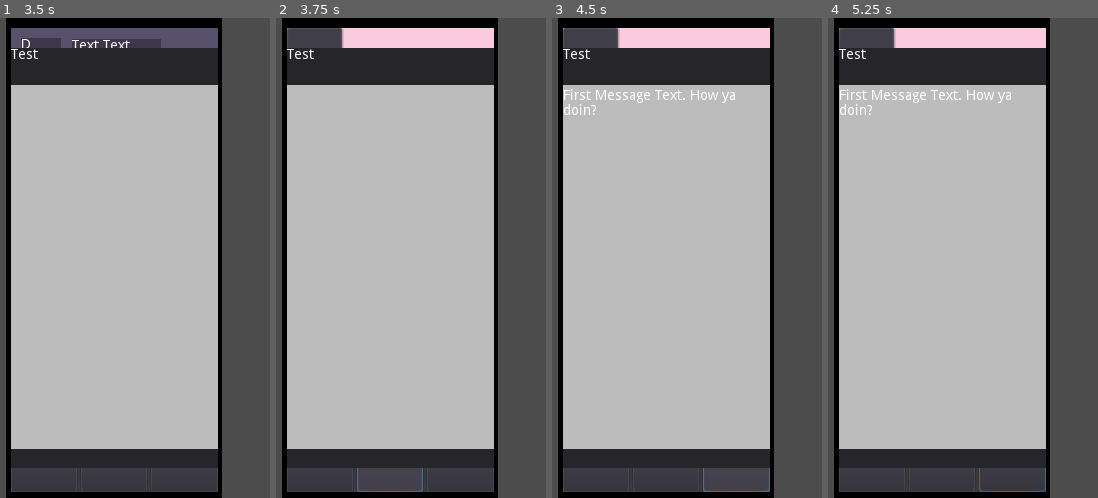
Above: before the commit, frames 1-4 (left to right).
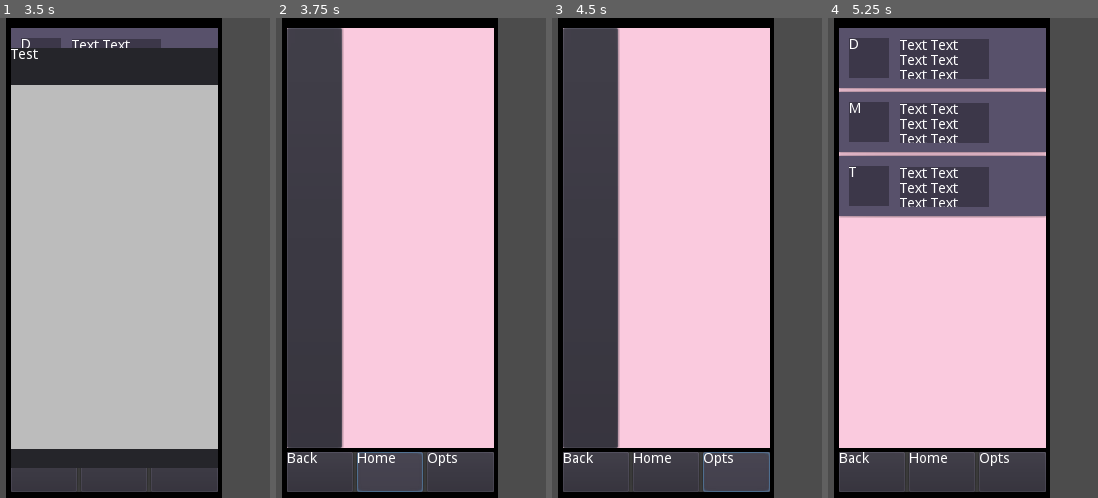
Above: after the commit, the same moments.

Repository: ThomasApplewhite/LexGame
Game: Godot game, scene res://Scripts_Scenes/PhoneScenes/PhoneControl/PhoneControl.tscn
Same seed, same stepped clock (60 frames per second), same inputs: the game is played once before the commit and once after it. The engine's default icon, where the game draws it, is replaced by a stand-in: a white triangle on a blue panel in a dark square.
Inputs (mouse positions are in pixels of both pictures, inside the frame that each line leads up to):
- Up to frame 1 (3.5 s): click (37, 238) at 0.5 s; click (113, 56) at 1.25 s; click (113, 123) at 2.02 s; click (113, 186) at 2.77 s
- Up to frame 2 (3.75 s): click "Home" at 3.5 s
- Up to frame 3 (4.5 s): click "Opts" at 4.25 s
- Up to frame 4 (5.25 s): click (865, 238) at 5 s

Frame 1 is identical in both runs. In frame 2, 67% of the frame differs, in the area x 4-81%, y 6-94%; in frame 3, 67%; in frame 4, 70%, in the area x 4-81%, y 2-99%.

Commit message:
Fixed Conversations not closing when pressing the Home button in TextMessengerAppSlate

Diff:
--- a/Scripts_Scenes/PhoneScenes/AppSlates/GameplayAppSlates/TextMessenger/TextMessengerAppSlate.gd
+++ b/Scripts_Scenes/PhoneScenes/AppSlates/GameplayAppSlates/TextMessenger/TextMessengerAppSlate.gd
@@ -79,4 +79,7 @@
 		emit_signal(_get_slate_change_signal_name(), GameEnums.AppSlateType.HOME)
 
 func _on_home_button_pressed():
+	if(active_convo_entry):
+		deactivate_current_conversation()
+
 	emit_signal(_get_slate_change_signal_name(), GameEnums.AppSlateType.HOME)
Not shown, changed: Documentation/Phone/AppSlates/TextMessegeAppSlate/TextMessengerAppSlate.md
